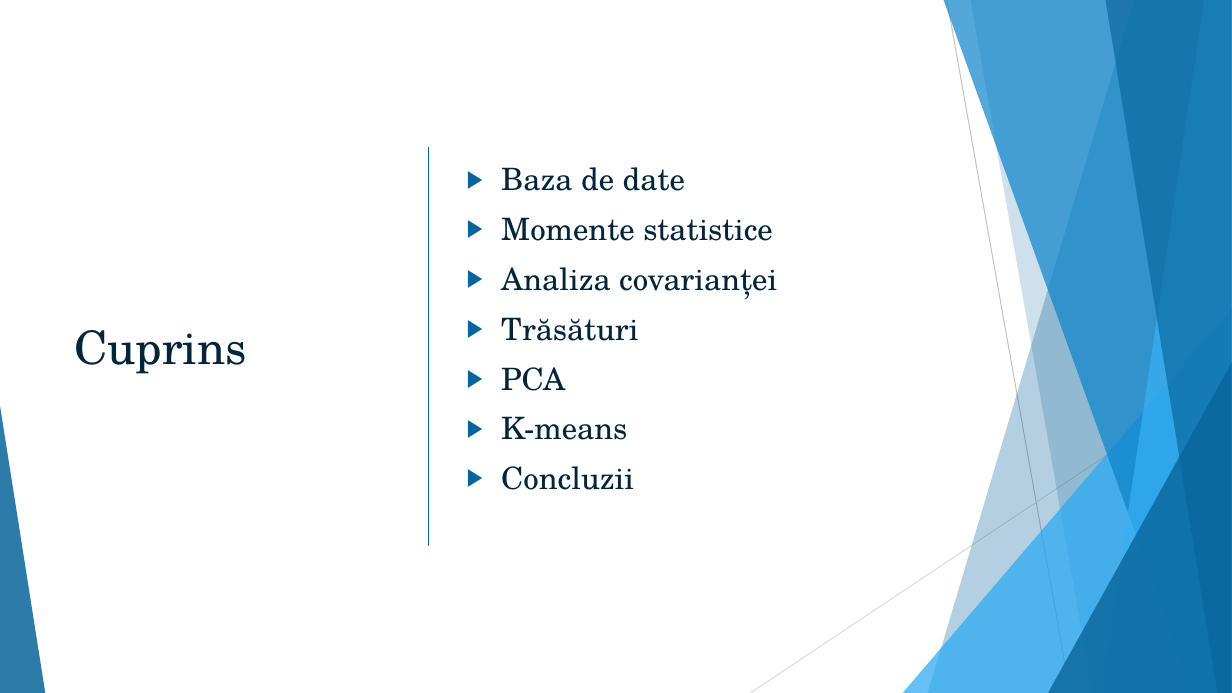
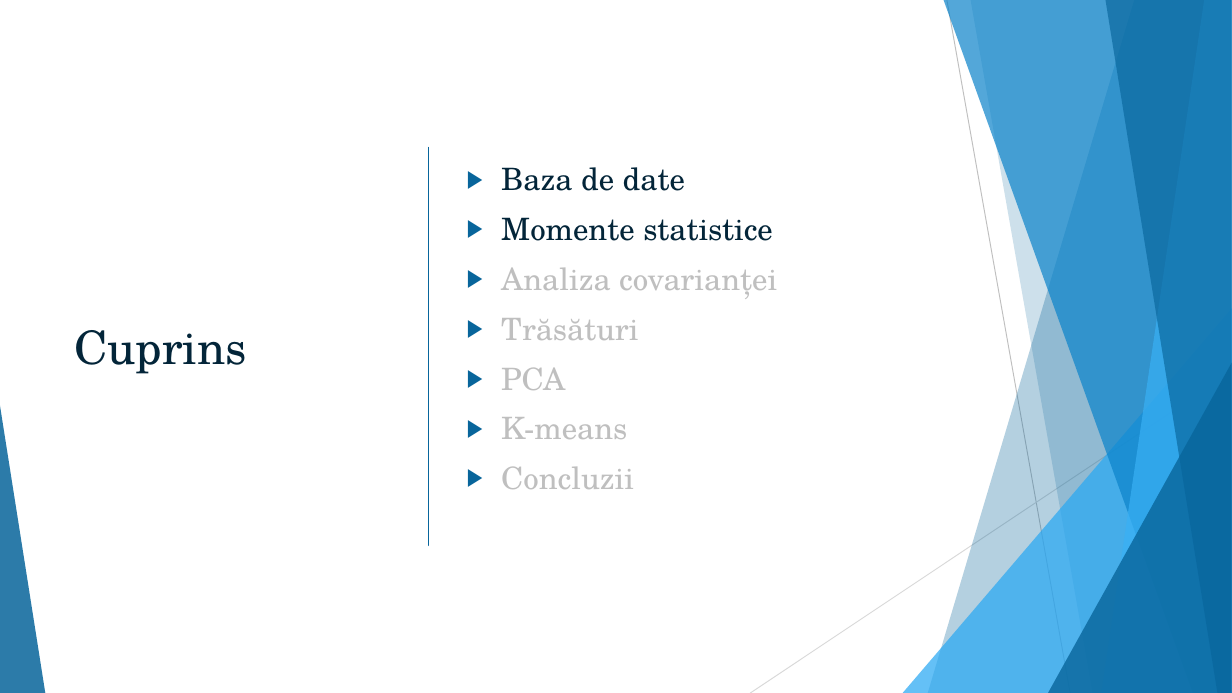
Before and after one commit to EnricoGaraiman/cppsms, a slide deck: slide 2 of article/GARAIMAN_ENRICO_&_MARIN_ALEXANDRA.pptx. Drawn at 1232x693 pixels with LibreOffice and Linux fonts; fonts in the diff are those of the drawing. Boxes give left, top, right and bottom in pixels: in the first picture for what was removed or moved away, otherwise in the second. Text is boxed around its words. In the diff, an @@ line names an element or a change of style, - is before the commit and + after.

Commit message:
ppt update

```diff
--- a/article/GARAIMAN_ENRICO_&_MARIN_ALEXANDRA.pptx
+++ b/article/GARAIMAN_ENRICO_&_MARIN_ALEXANDRA.pptx
@@ text at (x1=501, y1=267, x2=777, y2=489): text colour #032539 to #BFBFBF in "Analiza covarianței", "Trăsături", "PCA", "K-means" and 1 more places @@
```
Also in this commit, not shown: 4 slides added.
